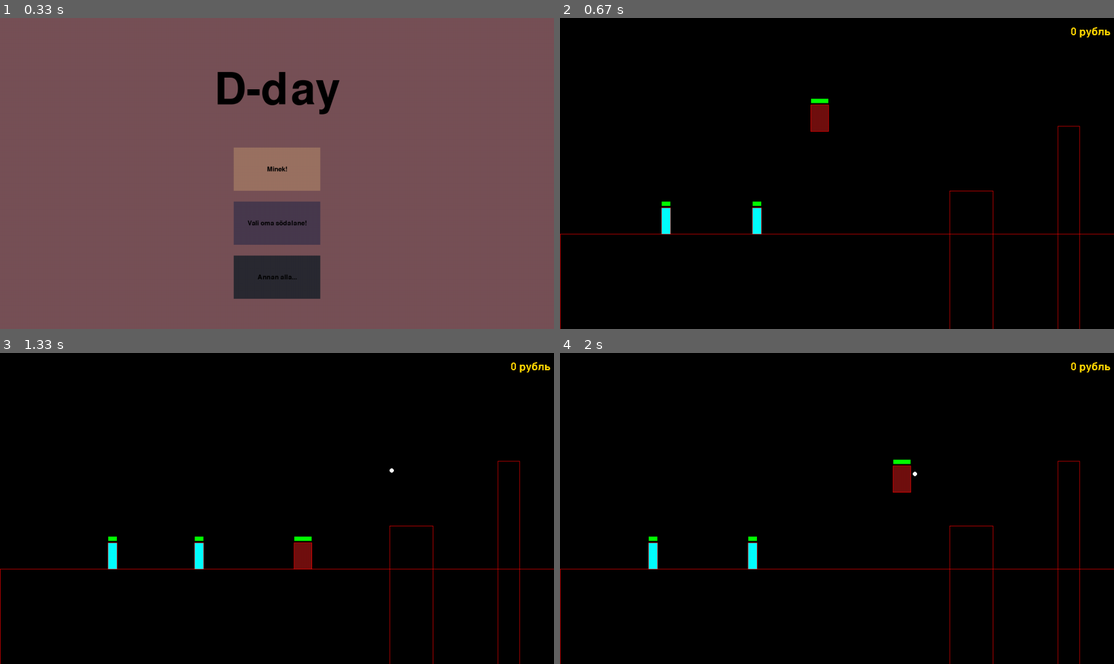
Above: before the commit, frames 1-4 (two rows, left to right).
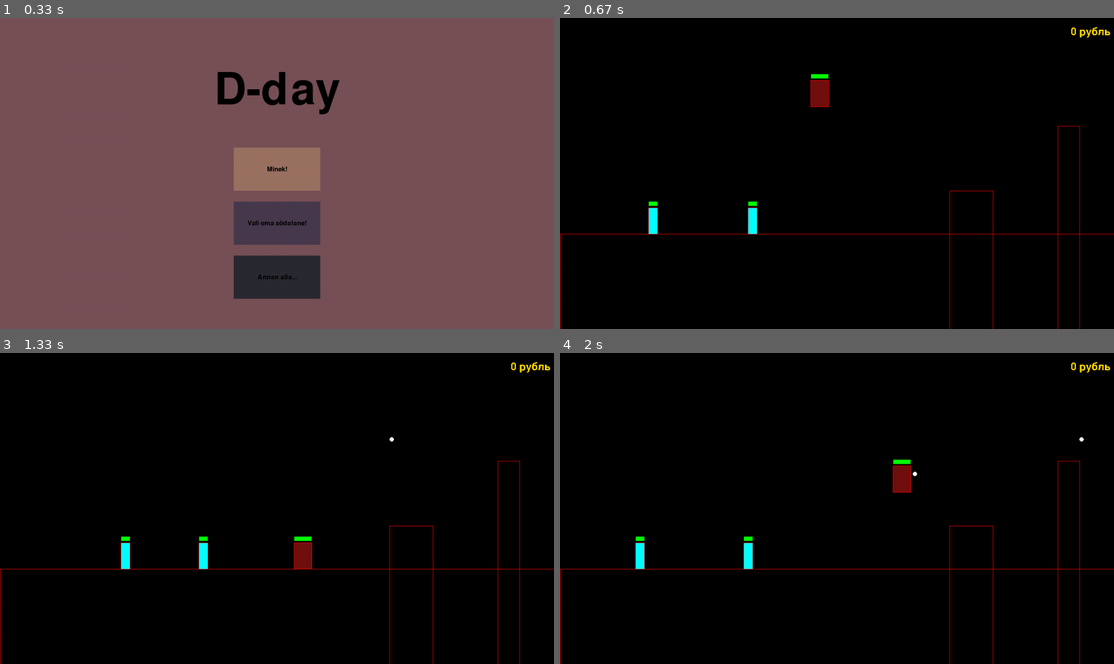
Above: after the commit, the same moments.

Repository: KarupoegPuhh/2020-projekt
Game: pygame game, started from MAIN.py
Same seed, same stepped clock (60 frames per second), same inputs: the game is played once before the commit and once after it.
Inputs (mouse positions are in pixels of both pictures, inside the frame that each line leads up to):
- Up to frame 1 (0.33 s): no input
- Up to frame 2 (0.67 s): click (837, 173) at 0.38 s
- Up to frame 3 (1.33 s): tap Space at 0.67, 1.07 s; hold D from 1 s (still down)
- Up to frame 4 (2 s): tap Space at 1.37, 1.57, 1.9 s; release D at 1.47 s; hold W 1.5-1.8 s; hold D from 1.83 s (still down)

Frame 1 is identical in both runs. In frame 2, 1.1% of the frame differs, in the area x 15-49%, y 17-70%; in frame 3, 0.6%; in frame 4, 0.6%.

Commit message:
heli töötab intro()s ka

Diff:
--- a/MAIN.py
+++ b/MAIN.py
@@ -73,24 +73,6 @@
         aken.blit(TextSurf, TextRect)
 
 
-
-        def nupp(text, x, y, laius, kõrgus, värv_tuhm, värv_hele, action=None):
-            mouse = pg.mouse.get_pos()
-            click = pg.mouse.get_pressed()
-
-
-
-            if x + laius > mouse[0] > x and y + kõrgus > mouse[1] > y:
-                pg.draw.rect(aken, värv_tuhm, (x, y, laius, kõrgus))
-                pg.draw.rect(aken, värv_hele, (x-5, y-5, laius, kõrgus))
-                if click[0] == 1 and action != None:
-                    action()
-            else:
-                pg.draw.rect(aken, värv_tuhm, (x, y, laius, kõrgus))
-
-            textSurf, textRect = text_objects(text, smallText)
-            textRect.center = ((x+x+laius)//2, (y+y+kõrgus)//2)
-            aken.blit(textSurf, textRect)
 
         nupp("Minek!",laius/2-100, 300, 200, 100, (155,114,98), (185,144,128), main_loop)
         nupp("Vali oma sõdalane!", laius/2-100, 425, 200, 100, (72,58,78), (102,88,108), vali_sõdalane)
